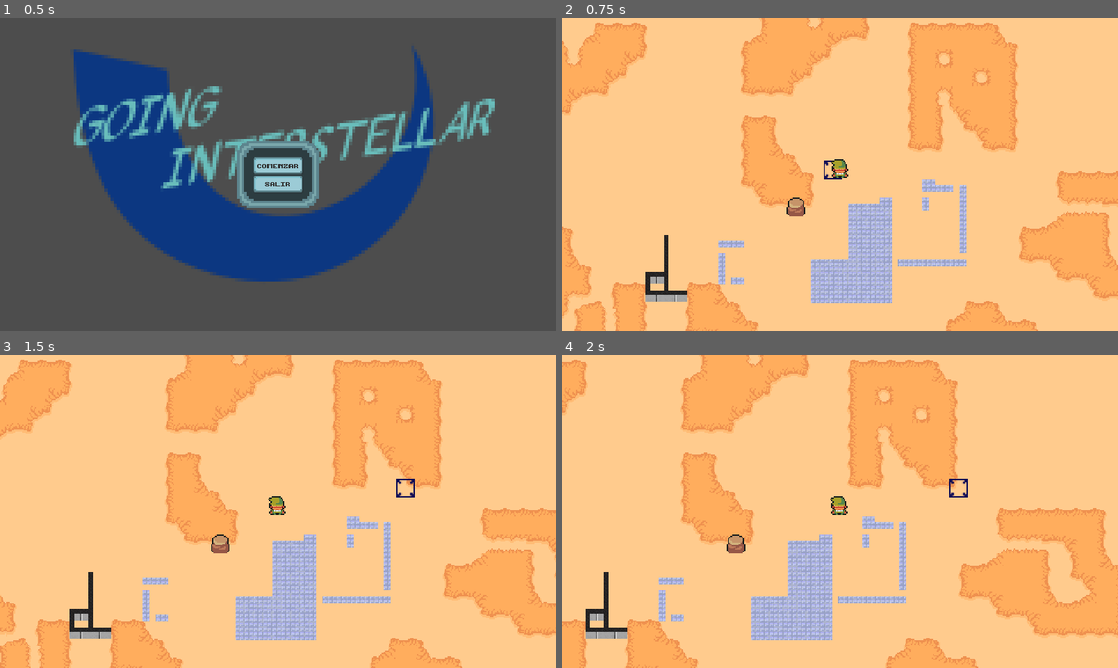
Above: before the commit, frames 1-4 (two rows, left to right).
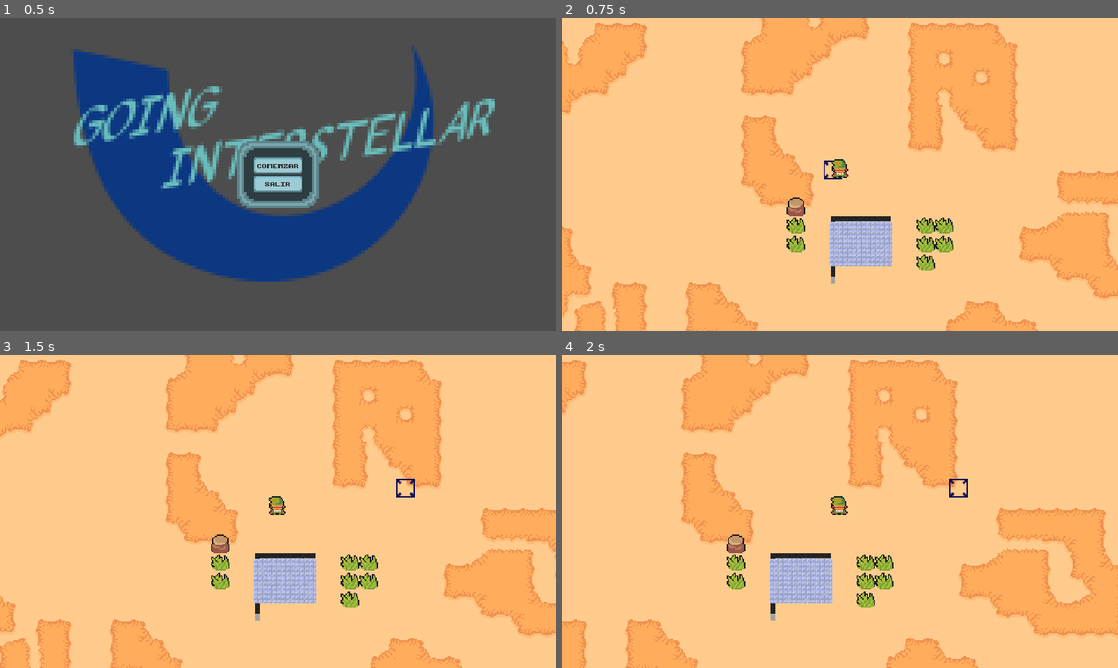
Above: after the commit, the same moments.

Repository: ptourne/uncert-titan
Game: Godot game, scene res://UI/StartMenu/start_menu.tscn
The game is run twice, just before and just after one commit, with the same random seed, the same clock (stepped at 60 frames per second) and the same inputs.
Inputs (mouse positions are in pixels of both pictures, inside the frame that each line leads up to):
- Up to frame 1 (0.5 s): no input
- Up to frame 2 (0.75 s): click "COMENZAR" at 0.5 s
- Up to frame 3 (1.5 s): tap Enter at 1.25 s; move the mouse to (400, 495) at 1.27 s; hold D (ui_right) from 1.28 s (still down)
- Up to frame 4 (2 s): keep holding D (ui_right)

Frame 1 is identical in both runs. In frame 2, 5.2% of the frame differs, in the area x 15-73%, y 51-92%; in frame 3, 5.2%; in frame 4, 5.2%.

Commit message:
Die of oxigen

Diff:
--- a/Game/game.gd
+++ b/Game/game.gd
@@ -5,6 +5,7 @@
 @export var player : Player
 
 signal toggle_game_paused(is_paused: bool)
+signal die(message)
 
 var game_paused: bool = false:
 	get:
@@ -18,7 +19,8 @@
 	player.connect("die", _die)
 
 func _die(message):
-	print(message)
+	game_paused = true
+	die.emit(message)
 
 func _input(event: InputEvent):
 	if (event.is_action_pressed("ui_cancel")):
--- a/Game/game.tscn
+++ b/Game/game.tscn
@@ -9,6 +9,7 @@
 [ext_resource type="Texture2D" uid="uid://w1rdb8r524rc" path="res://assets/grid/Floor.png" id="5_6xpj0"]
 [ext_resource type="PackedScene" uid="uid://di7eng28gg3cc" path="res://UI/PauseMenu/pause_menu.tscn" id="6_edt4b"]
 [ext_resource type="Texture2D" uid="uid://bmufajvw0ubyo" path="res://assets/grid/Roof.png" id="6_n07x4"]
+[ext_resource type="PackedScene" uid="uid://ctp201hcv0v8r" path="res://UI/DieMenu/die_menu.tscn" id="10_17u5c"]
 
 [sub_resource type="GDScript" id="GDScript_af865"]
 script/source = "extends Node2D
@@ -2911,6 +2912,7 @@
 0:0/0/terrain = 0
 0:0/0/physics_layer_0/linear_velocity = Vector2(0, 0)
 0:0/0/physics_layer_0/angular_velocity = 0.0
+0:0/0/physics_layer_0/polygon_0/points = PackedVector2Array(-2, -2, 8, -2, 8, 2, 2, 2, 2, 8, -2, 8)
 0:0/0/physics_layer_1/linear_velocity = Vector2(0, 0)
 0:0/0/physics_layer_1/angular_velocity = 0.0
 0:0/0/terrains_peering_bit/right_side = 0
@@ -5497,7 +5499,7 @@
 layer_1/y_sort_enabled = false
 layer_1/y_sort_origin = 0
 layer_1/z_index = 0
-layer_1/tile_data = PackedInt32Array()
+layer_1/tile_data = PackedInt32Array(131081, 458812, 10, 196617, 458812, 10, 262153, 458812, 10, 196618, 458812, 10, 131082, 458812, 10, 196610, 458812, 10, 131074, 458812, 10)
 layer_2/name = "Obstacles"
 layer_2/enabled = true
 layer_2/modulate = Color(1, 1, 1, 1)
@@ -5511,21 +5513,21 @@
 layer_3/y_sort_enabled = false
 layer_3/y_sort_origin = 0
 layer_3/z_index = 0
-layer_3/tile_data = PackedInt32Array(393211, 327682, 1, 393210, 2, 0, 458746, 2, 2, 458747, 65538, 2, 458748, 131074, 2, 393212, 131074, 1, 393213, 196610, 3, 327676, 131074, 1, 327675, 2, 1, 262140, 131074, 0, 262139, 2, 0)
+layer_3/tile_data = PackedInt32Array(262148, 2, 2, 196612, 2, 1, 131076, 2, 0, 131077, 65538, 0, 131078, 65538, 0, 196614, 65538, 1, 262150, 65538, 2, 196613, 65538, 1, 262149, 65538, 2, 262151, 131074, 2, 196615, 131074, 1, 131079, 131074, 0)
 layer_4/name = "Walls"
 layer_4/enabled = true
 layer_4/modulate = Color(1, 1, 1, 1)
 layer_4/y_sort_enabled = false
 layer_4/y_sort_origin = 0
 layer_4/z_index = 0
-layer_4/tile_data = PackedInt32Array(262139, 196609, 0, 327675, 196609, 1, 393211, 131073, 1, 393210, 1, 0, 458746, 1, 2, 458747, 65537, 2, 458748, 131073, 3)
+layer_4/tile_data = PackedInt32Array(262150, 65537, 3, 262149, 65537, 3, 262148, 1, 1, 196612, 196609, 1, 131076, 1, 0, 131077, 65537, 3, 131078, 65537, 3, 131079, 131073, 3, 262151, 131073, 3, 327684, 196609, 2)
 layer_5/name = "Roof"
 layer_5/enabled = true
 layer_5/modulate = Color(1, 1, 1, 1)
 layer_5/y_sort_enabled = true
 layer_5/y_sort_origin = 0
 layer_5/z_index = 2
-layer_5/tile_data = PackedInt32Array(65541, 3, 0, 131077, 3, 1, 196613, 3, 1, 262149, 327683, 1, 262148, 65539, 0, 262147, 3, 0, 131078, 65539, 1, 196614, 65539, 1, 262150, 65539, 1, 327686, 65539, 1, 327685, 65539, 1, 327684, 65539, 1, 327683, 3, 1, 65542, 65539, 0, 65543, 131075, 1, 131079, 131075, 1, 196615, 131075, 1, 262151, 131075, 1, 327687, 131075, 1, 393223, 131075, 2, 393222, 65539, 2, 393221, 65539, 2, 393220, 65539, 2, 393219, 3, 2, 262152, 65539, 3, 262153, 65539, 3, 262154, 65539, 3, 262155, 131075, 3, 196619, 196611, 1, 131083, 196611, 1, 65547, 196611, 1, 11, 196611, 0, 10, 65539, 3, 9, 3, 2, 65545, 196611, 2, 262143, 131075, 3, 262142, 3, 3, 327678, 196611, 1, 393214, 196611, 2, 393215, 131075, 3)
+layer_5/tile_data = PackedInt32Array(131076, 3, 0, 196612, 3, 1, 196613, 65539, 1, 262149, 65539, 2, 262148, 3, 2, 262150, 65539, 2, 262151, 131075, 2, 196614, 65539, 1, 196615, 131075, 1, 131077, 65539, 0, 131078, 65539, 0, 131079, 131075, 0)
 layer_6/name = "Selector"
 layer_6/enabled = true
 layer_6/modulate = Color(1, 1, 1, 1)
@@ -5557,3 +5559,7 @@
 visible = false
 layout_mode = 1
 game_manager = NodePath("../../../../..")
+
+[node name="DieMenu" parent="World/TileMap/Player/Control" node_paths=PackedStringArray("game_manager") instance=ExtResource("10_17u5c")]
+layout_mode = 1
+game_manager = NodePath("../../../../..")
--- /dev/null
+++ b/UI/DieMenu/die_menu.tscn
@@ -0,0 +1,80 @@
+[gd_scene load_steps=3 format=3 uid="uid://ctp201hcv0v8r"]
+
+[ext_resource type="Theme" uid="uid://beobcn5jamo8p" path="res://UI/ui__theme.tres" id="1_mpjr4"]
+
+[sub_resource type="GDScript" id="GDScript_mqlna"]
+script/source = "extends Control
+
+@export var game_manager : GameManager
+@export var die_message_label : Label
+
+# Called when the node enters the scene tree for the first time.
+func _ready():
+	hide()
+	game_manager.connect(\"die\", _on_game_manager_die_menu)
+
+func _on_game_manager_die_menu(message):
+	die_message_label.text = \"You died of \"+message
+	show()
+
+func _on_return_pressed():
+	game_manager.game_paused = false
+	get_tree().change_scene_to_file(\"res://UI/StartMenu/start_menu.tscn\")
+
+"
+
+[node name="PauseMenu" type="Control" node_paths=PackedStringArray("die_message_label")]
+process_mode = 2
+z_index = 10
+layout_mode = 3
+anchors_preset = 15
+anchor_right = 1.0
+anchor_bottom = 1.0
+grow_horizontal = 2
+grow_vertical = 2
+theme = ExtResource("1_mpjr4")
+script = SubResource("GDScript_mqlna")
+die_message_label = NodePath("CenterContainer/PanelContainer/MarginContainer/VBoxContainer/VBoxContainer/DieMessage")
+
+[node name="CenterContainer" type="CenterContainer" parent="."]
+layout_mode = 1
+anchors_preset = 15
+anchor_right = 1.0
+anchor_bottom = 1.0
+grow_horizontal = 2
+grow_vertical = 2
+
+[node name="PanelContainer" type="PanelContainer" parent="CenterContainer"]
+layout_mode = 2
+
+[node name="MarginContainer" type="MarginContainer" parent="CenterContainer/PanelContainer"]
+layout_mode = 2
+theme_override_constants/margin_left = 15
+theme_override_constants/margin_top = 15
+theme_override_constants/margin_right = 15
+theme_override_constants/margin_bottom = 15
+
+[node name="VBoxContainer" type="VBoxContainer" parent="CenterContainer/PanelContainer/MarginContainer"]
+layout_mode = 2
+theme_override_constants/separation = 8
+
+[node name="Label" type="Label" parent="CenterContainer/PanelContainer/MarginContainer/VBoxContainer"]
+layout_mode = 2
+theme_type_variation = &"HeaderMedium"
+text = "GAME   OVER"
+horizontal_alignment = 1
+vertical_alignment = 1
+
+[node name="VBoxContainer" type="VBoxContainer" parent="CenterContainer/PanelContainer/MarginContainer/VBoxContainer"]
+layout_mode = 2
+
+[node name="DieMessage" type="Label" parent="CenterContainer/PanelContainer/MarginContainer/VBoxContainer/VBoxContainer"]
+layout_mode = 2
+text = "You died of"
+
+[node name="Return" type="Button" parent="CenterContainer/PanelContainer/MarginContainer/VBoxContainer/VBoxContainer"]
+layout_mode = 2
+text = "Return
+"
+
+[connection signal="pressed" from="CenterContainer/PanelContainer/MarginContainer/VBoxContainer/VBoxContainer/Return" to="." method="_on_return_pressed"]
--- a/UI/StartMenu/die_menu.tscn
+++ /dev/null
@@ -1,63 +0,0 @@
-[gd_scene load_steps=4 format=3 uid="uid://gj65xfbj2you"]
-
-[ext_resource type="Theme" uid="uid://beobcn5jamo8p" path="res://UI/ui__theme.tres" id="1_a1qe2"]
-[ext_resource type="Texture2D" uid="uid://dgx3yjk13bp4e" path="res://UI/StartMenu/background.png" id="2_xqyir"]
-
-[sub_resource type="GDScript" id="GDScript_xr34l"]
-script/source = "extends Control
-
-
-func _on_start_button_pressed():
-	get_tree().change_scene_to_file(\"res://Game/game.tscn\")
-
-func _on_quit_button_pressed():
-	get_tree().quit()
-"
-
-[node name="StartMenu" type="Control"]
-z_index = 10
-texture_filter = 1
-layout_mode = 3
-anchors_preset = 15
-anchor_right = 1.0
-anchor_bottom = 1.0
-grow_horizontal = 2
-grow_vertical = 2
-theme = ExtResource("1_a1qe2")
-script = SubResource("GDScript_xr34l")
-
-[node name="TextureRect" type="TextureRect" parent="."]
-layout_mode = 1
-anchors_preset = 15
-anchor_right = 1.0
-anchor_bottom = 1.0
-grow_horizontal = 2
-grow_vertical = 2
-texture = ExtResource("2_xqyir")
-stretch_mode = 6
-
-[node name="CenterContainer" type="CenterContainer" parent="."]
-layout_mode = 1
-anchors_preset = 15
-anchor_right = 1.0
-anchor_bottom = 1.0
-grow_horizontal = 2
-grow_vertical = 2
-
-[node name="PanelContainer" type="PanelContainer" parent="CenterContainer"]
-layout_mode = 2
-
-[node name="VBoxContainer" type="VBoxContainer" parent="CenterContainer/PanelContainer"]
-layout_mode = 2
-
-[node name="StartButton" type="Button" parent="CenterContainer/PanelContainer/VBoxContainer"]
-layout_mode = 2
-size_flags_vertical = 10
-text = "COMENZAR"
-
-[node name="QuitButton" type="Button" parent="CenterContainer/PanelContainer/VBoxContainer"]
-layout_mode = 2
-text = "SALIR"
-
-[connection signal="pressed" from="CenterContainer/PanelContainer/VBoxContainer/StartButton" to="." method="_on_start_button_pressed"]
-[connection signal="pressed" from="CenterContainer/PanelContainer/VBoxContainer/QuitButton" to="." method="_on_quit_button_pressed"]
Not shown: 1 places in Game/game.tscn that only renumber resources
